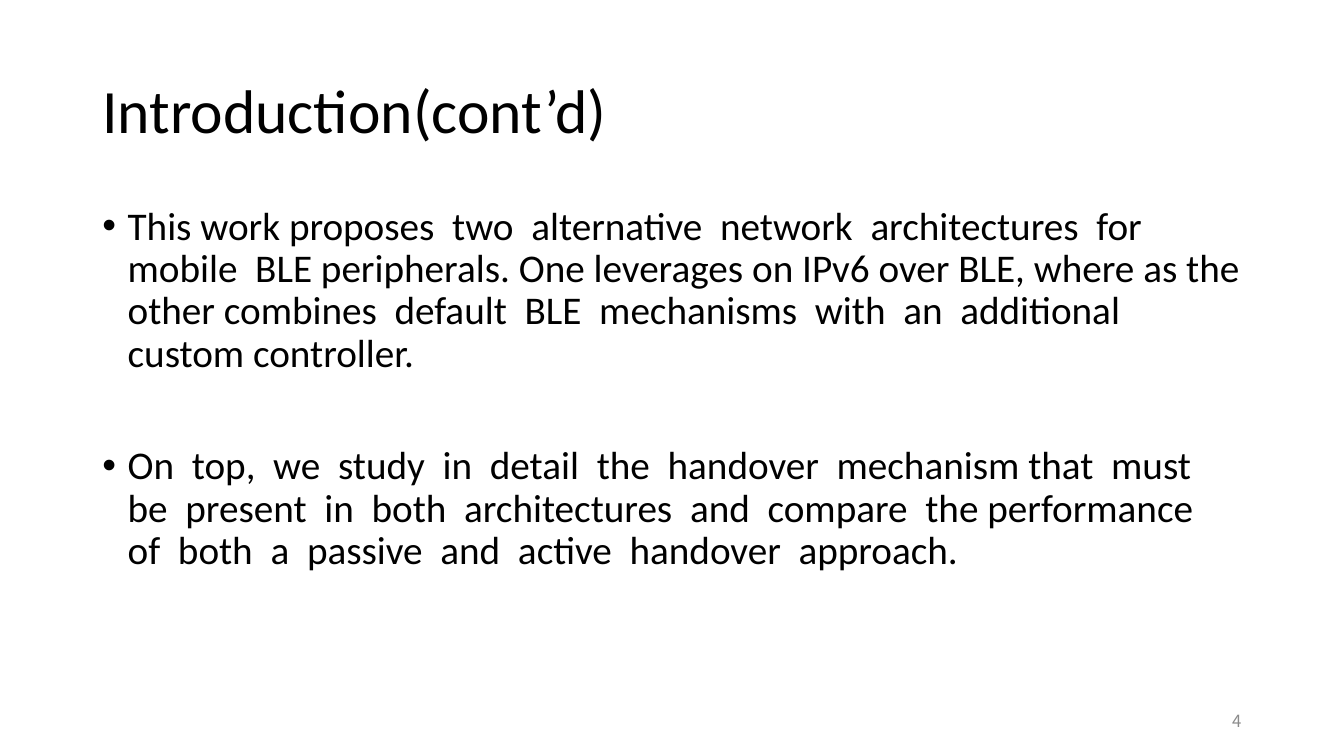
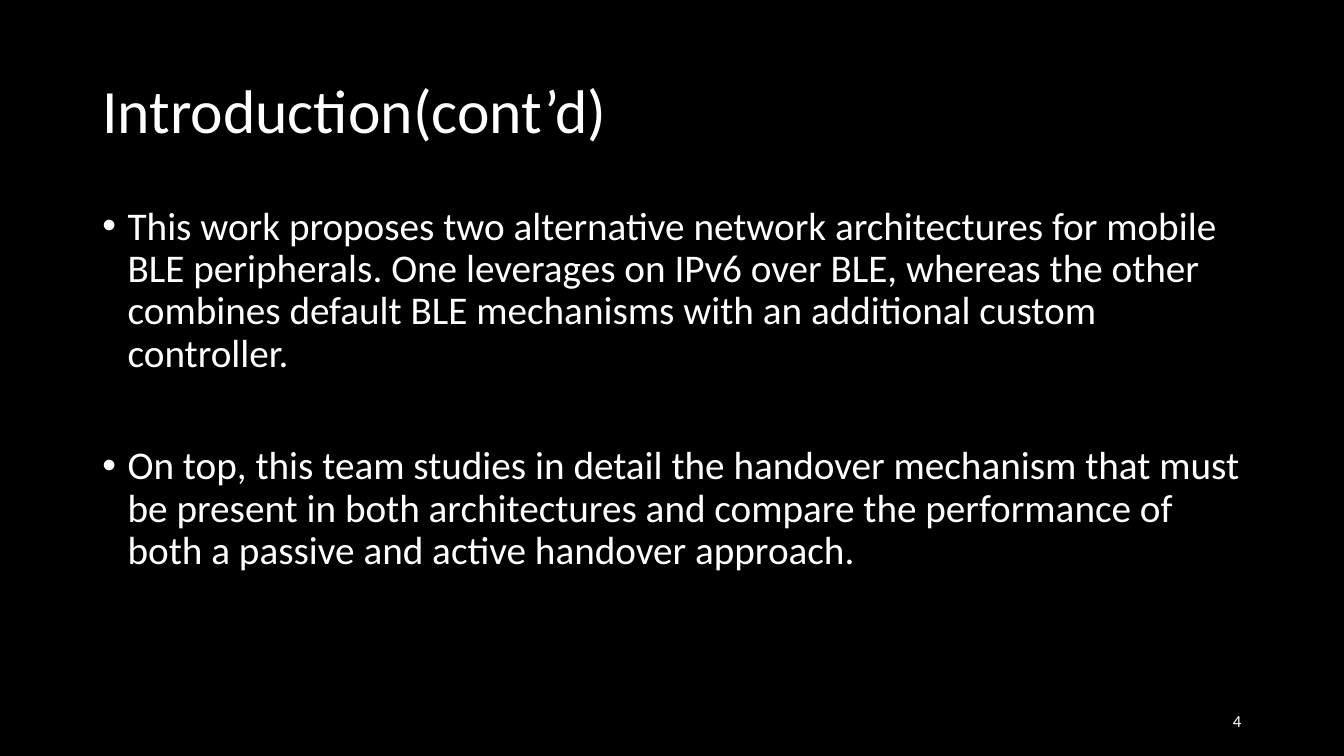
Before and after one commit to EKOISMYLOVE/NTUT_GM_PPT, a slide deck: slide 4 of A BLE-based multi-gateway network infrastructure with handover support for mobile BLE peripherals.pptx. Drawn at 1344x756 pixels with LibreOffice and Linux fonts; fonts in the diff are those of the drawing. Boxes give left, top, right and bottom in pixels: in the first picture for what was removed or moved away, otherwise in the second. Text is boxed around its words. In the diff, an @@ line names an element or a change of style, - is before the commit and + after.

Commit message:
Version 1.1

```diff
--- a/A BLE-based multi-gateway network infrastructure with handover support for mobile BLE peripherals.pptx
+++ b/A BLE-based multi-gateway network infrastructure with handover support for mobile BLE peripherals.pptx
@@ background #FFFFFF to #000000 @@
@@ title "Introduction(cont’d)" at [102,88,606,142]: text colour #000000 to #FFFFFF @@
@@ text at [128,212,1239,571]: text changed; text colour #000000 to #FFFFFF @@
-• This work proposes two alternative network architectures for mobile BLE peripherals. One leverages on IPv6 over BLE, where as the other combines default BLE mechanisms with an additional custom controller.
-• On top, we study in detail the handover mechanism that must be present in both architectures and compare the performance of both a passive and active handover approach.
+• This work proposes two alternative network architectures for mobile BLE peripherals. One leverages on IPv6 over BLE, whereas the other combines default BLE mechanisms with an additional custom controller.
+• On top, this team studies in detail the handover mechanism that must be present in both architectures and compare the performance of both a passive and active handover approach.
@@ page number at [1233,716,1241,727]: font Noto Sans CJK TC to Calibri, text colour #8C8C8C to #FFFFFF @@
```
Also in this commit, not shown: 37 other slides changed, 2 slides added, 3 slides removed.
